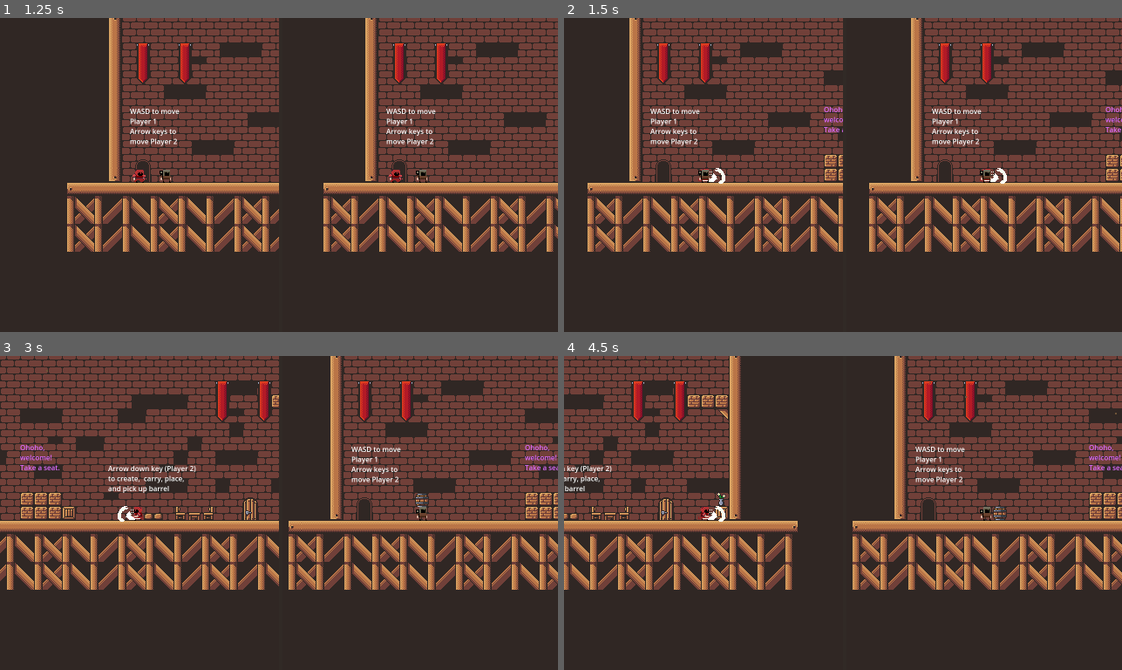
Above: before the commit, frames 1-4 (two rows, left to right).
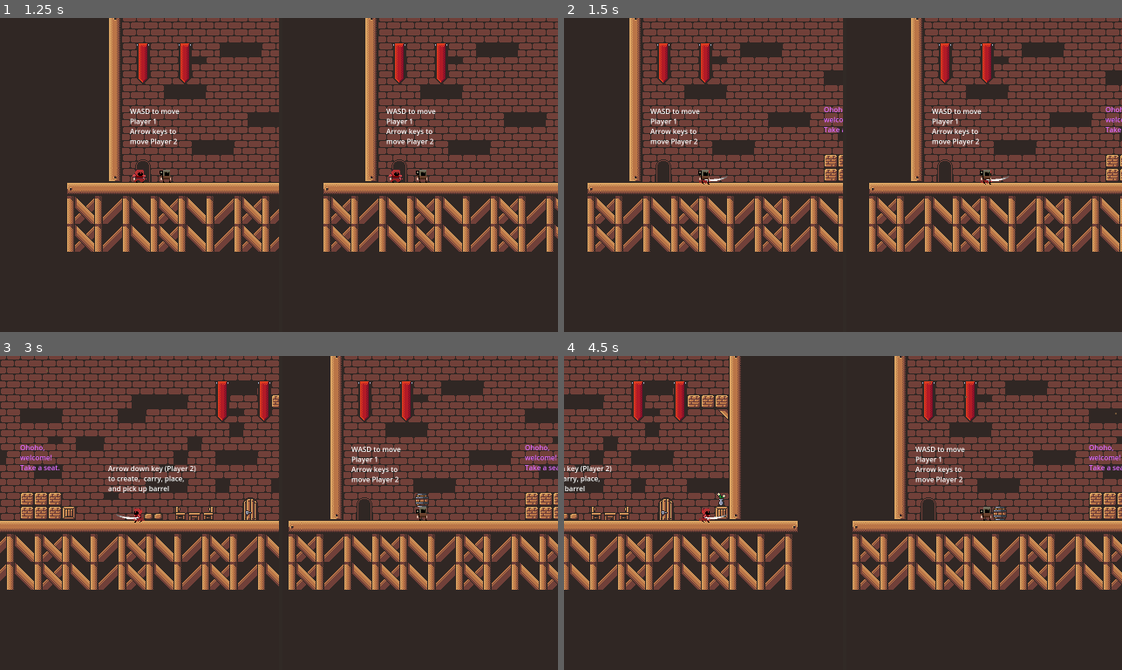
Above: after the commit, the same moments.

Repository: Darr3n2GG/Puzzle-Knights-2P-
Game: Godot game, scene res://Scenes/Main Menu/main_menu.tscn
Same seed, same stepped clock (60 frames per second), same inputs: the game is played once before the commit and once after it. Sound files missing from this copy of the repository are replaced by a short silence.
Inputs:
- Up to frame 1 (1.25 s): click "Start Game" at 0.5 s
- Up to frame 2 (1.5 s): tap Enter at 1.25 s; hold D (1Right) from 1.28 s (still down); tap C (1Attack) at 1.35 s
- Up to frame 3 (3 s): tap W (1Up) at 1.52, 2.27 s; tap Down (2PlaceOrCarry) at 2.1 s; release D (1Right) at 2.78 s; hold A (1Left) from 2.78 s (still down); tap C (1Attack) at 2.85 s
- Up to frame 4 (4.5 s): release A (1Left) at 3.53 s; hold D (1Right) from 3.53 s (still down); tap Down (2PlaceOrCarry) at 3.6 s; tap W (1Up) at 3.77 s; tap C (1Attack) at 4.35 s

Frame 1 is identical in both runs. In frame 2, 0.2% of the frame differs, in the area x 24-80%, y 47-54%; in frame 3, 0.1%; in frame 4, 0.1%.
Error in both runs: Cannot call method 'get_child' on a null value. (res://Resources/Global.gd:15)

Commit message:
added refined attack animation for p1

Diff:
--- a/Characters/Player_Animation.gd
+++ b/Characters/Player_Animation.gd
@@ -11,14 +11,14 @@
 #			slash_fx = $"../FX/slash FX R"
 			var slash = $Slash
 			slash.flip_h = false
-			slash.position.x = 24
+			slash.position.x = 13
 	else:
 		animation.flip_h = true
 		if not is_action and player_index == 0:
 #			slash_fx = $"../FX/slash FX L"
 			var slash = $Slash
 			slash.flip_h = true
-			slash.position.x = -24
+			slash.position.x = -13
 
 	if is_action:
 		if player_index == 0 and not has_played:
@@ -68,13 +68,13 @@
 #				if slash.frame == 4:
 #					slash.visible = false
 	else:
-		animation.play("attack front")
+		animation.play("attack front wide")
 #				var slash_fx_timer = $"SlashFX timer"w
 #				slash_fx.emitting = true
 #				slash_fx_timer.start()
 		var slash = $Slash
 		slash.visible = true
-		slash.play("slash")
+		slash.play("big slash")
 		has_played = true
 #				if slash.frame == 3:
 #					slash.visible = false
--- a/Characters/Players/Player 1/player_1.tscn
+++ b/Characters/Players/Player 1/player_1.tscn
@@ -14,9 +14,11 @@
 [ext_resource type="Script" path="res://Characters/Player_Animation.gd" id="7_jb8gs"]
 [ext_resource type="PackedScene" uid="uid://c8f6t6wa8tuwh" path="res://Resources/Component/Hurtbox_Component.tscn" id="8_p584q"]
 [ext_resource type="Texture2D" uid="uid://cf8ex314xvajp" path="res://Imports/CK/CK attack down ss.png" id="9_ke3wf"]
+[ext_resource type="Texture2D" uid="uid://dr8r006lhtqxf" path="res://Imports/CK/CK attack ver 2 ss.png" id="11_j253t"]
 [ext_resource type="Shader" path="res://Characters/Players/Player 1/slash.gdshader" id="13_17a5j"]
 [ext_resource type="Texture2D" uid="uid://bb4sc80bfbh5b" path="res://Imports/small_slash_FX.png" id="13_kcgyf"]
 [ext_resource type="Texture2D" uid="uid://mck5gnr74fm2" path="res://Imports/small_slash_FX_LEFT.png" id="14_4i8j5"]
+[ext_resource type="Texture2D" uid="uid://wapp2sml3o00" path="res://Imports/CK/small_slash_2.png" id="14_tie7h"]
 [ext_resource type="Texture2D" uid="uid://biov64jgxyuvl" path="res://Imports/CK/attack down slash.png" id="15_yw0vb"]
 
 [sub_resource type="ShaderMaterial" id="ShaderMaterial_6tdy8"]
@@ -58,6 +60,18 @@
 atlas = ExtResource("3_av1ip")
 region = Rect2(0, 32, 32, 32)
 
+[sub_resource type="AtlasTexture" id="AtlasTexture_8nt5d"]
+atlas = ExtResource("11_j253t")
+region = Rect2(0, 0, 33, 23)
+
+[sub_resource type="AtlasTexture" id="AtlasTexture_1mq22"]
+atlas = ExtResource("11_j253t")
+region = Rect2(33, 0, 33, 23)
+
+[sub_resource type="AtlasTexture" id="AtlasTexture_qq1l5"]
+atlas = ExtResource("11_j253t")
+region = Rect2(0, 23, 33, 23)
+
 [sub_resource type="AtlasTexture" id="AtlasTexture_s2dbk"]
 atlas = ExtResource("4_gjer5")
 region = Rect2(0, 0, 32, 32)
@@ -174,6 +188,20 @@
 }],
 "loop": false,
 "name": &"attack front",
+"speed": 15.0
+}, {
+"frames": [{
+"duration": 1.0,
+"texture": SubResource("AtlasTexture_8nt5d")
+}, {
+"duration": 1.0,
+"texture": SubResource("AtlasTexture_1mq22")
+}, {
+"duration": 1.0,
+"texture": SubResource("AtlasTexture_qq1l5")
+}],
+"loop": false,
+"name": &"attack front wide",
 "speed": 15.0
 }, {
 "frames": [{
@@ -268,6 +296,22 @@
 "speed": 5.0
 }]
 
+[sub_resource type="AtlasTexture" id="AtlasTexture_7vbgc"]
+atlas = ExtResource("14_tie7h")
+region = Rect2(0, 0, 65, 27)
+
+[sub_resource type="AtlasTexture" id="AtlasTexture_yjwym"]
+atlas = ExtResource("14_tie7h")
+region = Rect2(65, 0, 65, 27)
+
+[sub_resource type="AtlasTexture" id="AtlasTexture_cnmok"]
+atlas = ExtResource("14_tie7h")
+region = Rect2(130, 0, 65, 27)
+
+[sub_resource type="AtlasTexture" id="AtlasTexture_0rirg"]
+atlas = ExtResource("14_tie7h")
+region = Rect2(195, 0, 65, 27)
+
 [sub_resource type="AtlasTexture" id="AtlasTexture_7e7r3"]
 atlas = ExtResource("7_2ui1b")
 region = Rect2(0, 0, 64, 32)
@@ -286,6 +330,23 @@
 
 [sub_resource type="SpriteFrames" id="SpriteFrames_ejgq3"]
 animations = [{
+"frames": [{
+"duration": 1.0,
+"texture": SubResource("AtlasTexture_7vbgc")
+}, {
+"duration": 1.0,
+"texture": SubResource("AtlasTexture_yjwym")
+}, {
+"duration": 1.0,
+"texture": SubResource("AtlasTexture_cnmok")
+}, {
+"duration": 1.0,
+"texture": SubResource("AtlasTexture_0rirg")
+}],
+"loop": false,
+"name": &"big slash",
+"speed": 20.0
+}, {
 "frames": [{
 "duration": 1.0,
 "texture": SubResource("AtlasTexture_7e7r3")
@@ -424,16 +485,17 @@
 use_parent_material = true
 position = Vector2(0, 0.5)
 sprite_frames = SubResource("SpriteFrames_cwjio")
-animation = &"idle"
+animation = &"attack front wide"
 
 [node name="Slash" type="AnimatedSprite2D" parent="Player_Animation"]
 visible = false
 modulate = Color(1.3, 1.3, 1.3, 1)
-position = Vector2(24, 0.5)
+position = Vector2(13, 0)
+scale = Vector2(0.5, 0.5)
 sprite_frames = SubResource("SpriteFrames_ejgq3")
-animation = &"slash"
+animation = &"big slash"
 frame = 3
-frame_progress = 0.999122
+frame_progress = 1.0
 
 [node name="Down Slash" type="AnimatedSprite2D" parent="Player_Animation"]
 visible = false
Not shown: 1 places in Characters/Players/Player 1/player_1.tscn that only renumber resources
Binary file added: Imports/CK/CK attack ver 2 ss.png
Not shown, added: Imports/CK/CK attack ver 2 ss.png.import
Not shown: 2 places in Scenes/Levels/level_1.tscn that only renumber resources
Not shown: 2 places in Scenes/Levels/level_11.tscn that only renumber resources
Not shown: 2 places in Scenes/Levels/level_2.tscn that only renumber resources
Not shown: 2 places in Scenes/Levels/level_3.tscn that only renumber resources
Not shown: 2 places in Scenes/Levels/level_4.tscn that only renumber resources
Not shown: 2 places in Scenes/Levels/level_5.tscn that only renumber resources
Not shown: 2 places in Scenes/Levels/level_6.tscn that only renumber resources
Not shown: 2 places in Scenes/Levels/level_7.tscn that only renumber resources
